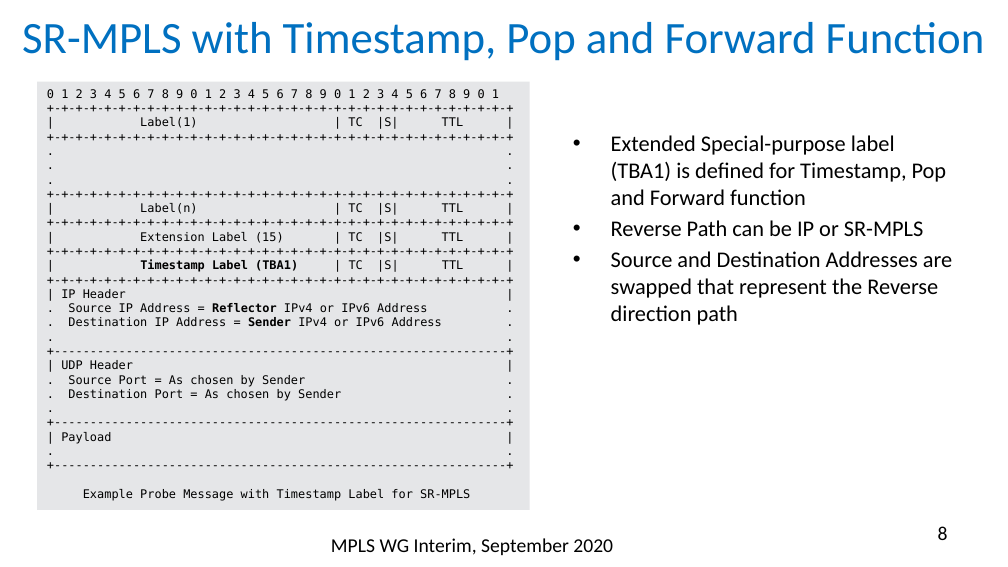
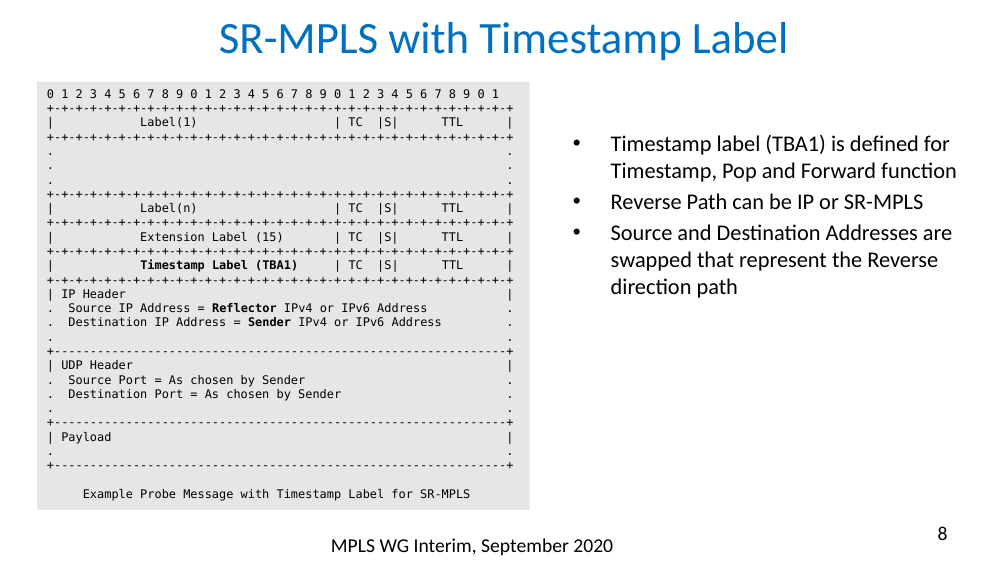
Before and after one commit to rakgandhi/ietf-slides, a slide deck: slide 8 of draft-gandhi-spring-sr-enhanced-plm-03.pptx. Drawn at 1008x567 pixels with LibreOffice and Linux fonts; fonts in the diff are those of the drawing. Boxes give left, top, right and bottom in pixels: in the first picture for what was removed or moved away, otherwise in the second. Text is boxed around its words. In the diff, an @@ line names an element or a change of style, - is before the commit and + after.

```diff
--- a/draft-gandhi-spring-sr-enhanced-plm-03.pptx
+++ b/draft-gandhi-spring-sr-enhanced-plm-03.pptx
@@ title at [219, 22, 788, 61]: text changed @@
-SR-MPLS with Timestamp, Pop and Forward Function
+SR-MPLS with Timestamp Label
@@ text at [611, 135, 957, 182]: text changed @@
-• Extended Special-purpose label (TBA1) is defined for Timestamp, Pop and Forward function
+• Timestamp label (TBA1) is defined for Timestamp, Pop and Forward function
```
Also in this commit, not shown: 4 other slides changed, 1 other file.
